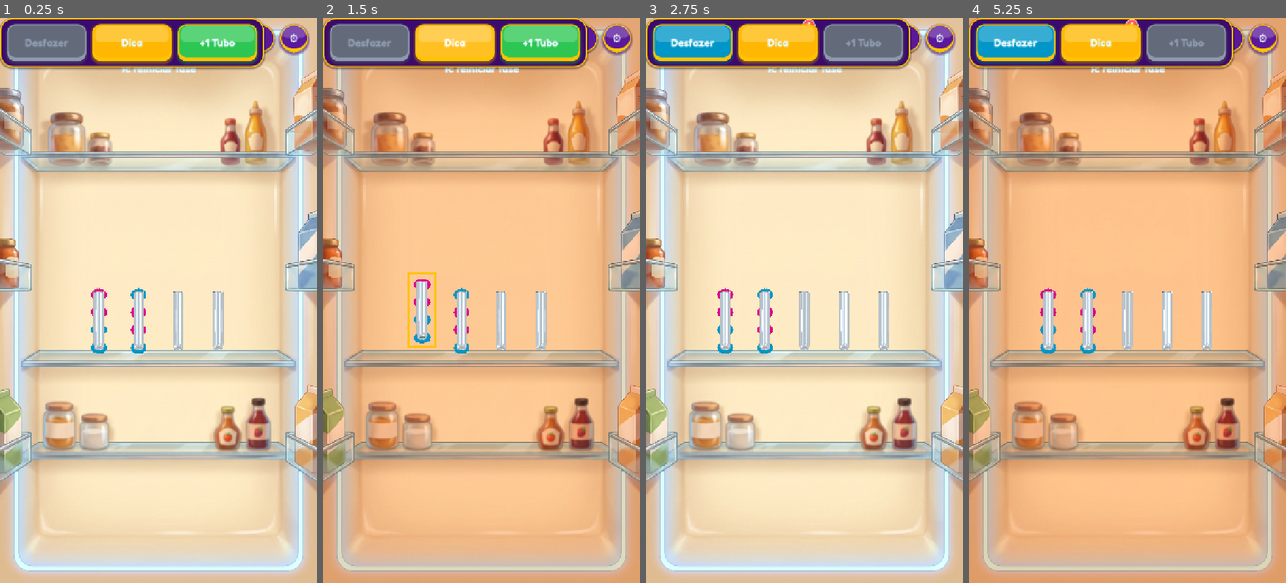
Above: before the commit, frames 1-4 (left to right).
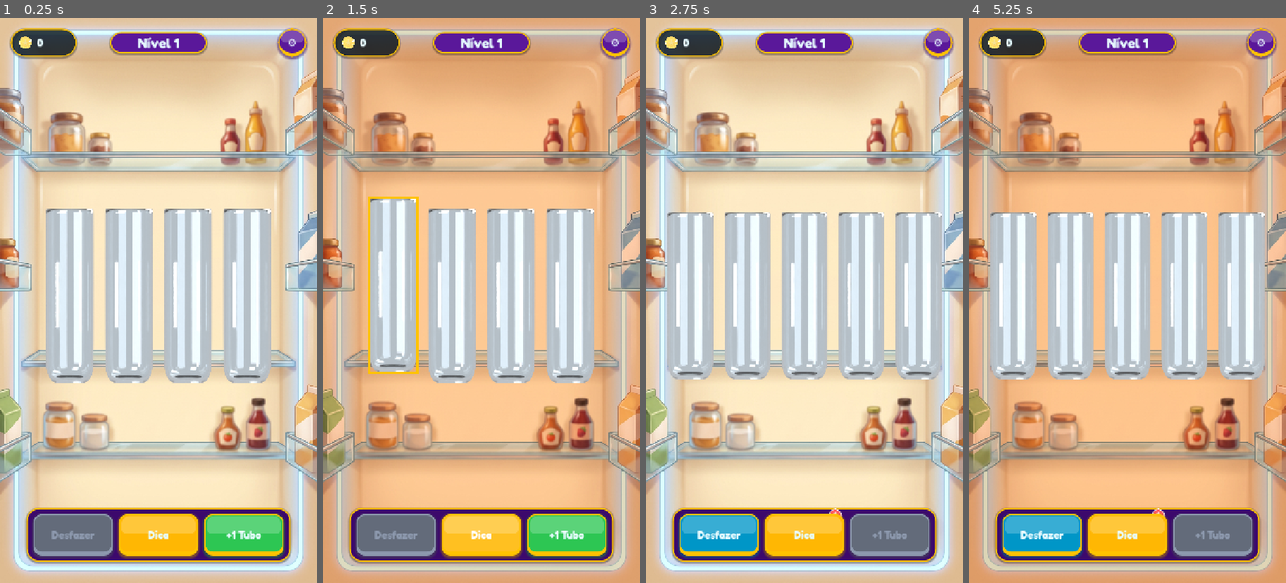
Above: after the commit, the same moments.

Repository: rbotgd-gif/colorvessel
Game: Godot game, scene res://visual/scenes/main.tscn
The game is run twice, just before and just after one commit, with the same random seed, the same clock (stepped at 60 frames per second) and the same inputs.
Inputs:
- Up to frame 1 (0.25 s): no input
- Up to frame 2 (1.5 s): click "⚙" at 0.5 s; click "Dica" at 1.25 s
- Up to frame 3 (2.75 s): click "+1 Tubo" at 2 s
- Up to frame 4 (5.25 s): click "Desfazer" at 2.75 s; click "⚙" at 3.5 s; click "Dica" at 4.25 s; click "+1 Tubo" at 5 s

The runs differ from the first frame. In frame 1, 35% of the frame differs, in the area x 0-98%, y 0-97%; in frame 2, 36%; in frame 3, 37%; in frame 4, 37%.

Commit message:
fix: layout e proporção visual da gameplay (HUD, dock, tubos)
- HUD superior e dock ancorados na cena (CanvasLayer) para 720x1280; nível centrado
- Dock na base, 48px acima da borda; texto provisório de vitória removido
- Botão Próxima Fase centralizado abaixo dos tubos
- Tubos dimensionados pelo recorte útil do sprite (~1:3.6), grade centrada em Y 340..920
- Gelatina com 14% de margem interna de cada lado

Co-Authored-By: Claude Sonnet 5.5 <noreply@anthropic.com>

Diff:
--- a/visual/scenes/main.tscn
+++ b/visual/scenes/main.tscn
@@ -1,6 +1,49 @@
-[gd_scene load_steps=2 format=3]
+[gd_scene load_steps=5 format=3]
 
 [ext_resource type="Script" path="res://visual/scripts/main.gd" id="1_main"]
+[ext_resource type="Script" path="res://visual/ui/hud_superior.gd" id="2_hud"]
+[ext_resource type="Script" path="res://visual/ui/dock_poderes.gd" id="3_dock"]
+[ext_resource type="Script" path="res://visual/ui/botao_juicy.gd" id="4_botao"]
 
 [node name="Main" type="Node2D"]
 script = ExtResource("1_main")
+
+[node name="Interface" type="CanvasLayer" parent="."]
+
+[node name="HudSuperior" type="HBoxContainer" parent="Interface"]
+anchors_preset = 10
+anchor_right = 1.0
+offset_left = 24.0
+offset_top = 24.0
+offset_right = -24.0
+offset_bottom = 88.0
+grow_horizontal = 2
+script = ExtResource("2_hud")
+
+[node name="BotaoProxima" type="Button" parent="Interface"]
+visible = false
+anchors_preset = -1
+anchor_left = 0.5
+anchor_top = 0.75
+anchor_right = 0.5
+anchor_bottom = 0.75
+offset_left = -150.0
+offset_right = 150.0
+offset_bottom = 84.0
+grow_horizontal = 2
+text = "Próxima Fase"
+script = ExtResource("4_botao")
+
+[node name="DockPoderes" type="PanelContainer" parent="Interface"]
+anchors_preset = -1
+anchor_left = 0.5
+anchor_top = 1.0
+anchor_right = 0.5
+anchor_bottom = 1.0
+offset_left = -300.0
+offset_top = -170.0
+offset_right = 300.0
+offset_bottom = -48.0
+grow_horizontal = 2
+grow_vertical = 0
+script = ExtResource("3_dock")
--- a/visual/scripts/main.gd
+++ b/visual/scripts/main.gd
@@ -8,7 +8,6 @@
 const TabuleiroViewClass = preload("res://visual/scripts/tabuleiro_view.gd")
 const T = preload("res://visual/tema/cv_tokens.gd")
 const Tema = preload("res://visual/tema/cv_tema.gd")
-const BotaoJuicy = preload("res://visual/ui/botao_juicy.gd")
 const HudSuperior = preload("res://visual/ui/hud_superior.gd")
 const DockPoderes = preload("res://visual/ui/dock_poderes.gd")
 
@@ -25,18 +24,11 @@
 const DURACAO_CALOR: float = TabuleiroViewClass.DURACAO_CALOR
 const SQUASH_VELOCIDADE: float = TabuleiroViewClass.SQUASH_VELOCIDADE
 
-const Y_HUD: float = 14.0
-const Y_STATUS: float = 100.0
-const MARGEM_TELA: float = 20.0
-const MARGEM_DOCK: float = 24.0
-const TAM_FONTE_STATUS: int = T.TAM_FONTE_CORPO
 
 var fase: int = FASE_INICIAL
 var vista: Node2D  # TabuleiroView
-var hud: PanelContainer  # status + Próxima Fase
 var hud_superior: HudSuperior
 var dock: DockPoderes
-var label_status: Label
 var botao_proxima: Button
 
 # --- Proxies para o estado/ações da view ---
@@ -67,6 +59,7 @@
 	vista.montado.connect(_atualizar_hud)
 	vista.vitoria_celebrada.connect(_brilhar_hud)
 	add_child(vista)
+	move_child(vista, 0)
 	_montar_hud()
 	vista.tabuleiro = TabuleiroClass.new()
 	iniciar_fase(FASE_INICIAL)
@@ -112,73 +105,31 @@
 
 # --- HUD (Juicy Glossy) ---
 
-func _novo_label(tam: int) -> Label:
-	var l := Label.new()
-	l.horizontal_alignment = HORIZONTAL_ALIGNMENT_CENTER
-	l.add_theme_font_size_override("font_size", tam)
-	l.add_theme_color_override("font_color", T.TEXTO)
-	l.mouse_filter = Control.MOUSE_FILTER_IGNORE
-	return l
-
 func _montar_hud() -> void:
+	# (CanvasLayer: os anchors resolvem contra a viewport, não contra o Node2D.) HUD, botão "Próxima Fase" e dock vêm da cena (anchors/offsets para 720x1280).
 	var tema: Theme = Tema.criar_tema()
-	var largura: float = get_viewport_rect().size.x
-	var altura: float = get_viewport_rect().size.y
-
-	# Barra superior: moedas | Nível X | configurações.
-	hud_superior = HudSuperior.new()
-	hud_superior.theme = tema
-	hud_superior.position = Vector2(MARGEM_TELA, Y_HUD)
-	hud_superior.size = Vector2(largura - 2.0 * MARGEM_TELA, 0.0)
-	add_child(hud_superior)
-
-	# Status + "Próxima Fase" logo abaixo da barra (cliques passam para os tubos).
-	hud = PanelContainer.new()
-	hud.theme = tema
-	hud.mouse_filter = Control.MOUSE_FILTER_IGNORE
-	hud.add_theme_stylebox_override("panel", StyleBoxEmpty.new())
-	var caixa := VBoxContainer.new()
-	caixa.add_theme_constant_override("separation", 8)
-	caixa.mouse_filter = Control.MOUSE_FILTER_IGNORE
-	hud.add_child(caixa)
-	label_status = _novo_label(TAM_FONTE_STATUS)
-	caixa.add_child(label_status)
-	botao_proxima = BotaoJuicy.new()
-	botao_proxima.text = "Próxima Fase"
+	hud_superior = $Interface/HudSuperior
+	botao_proxima = $Interface/BotaoProxima
+	dock = $Interface/DockPoderes
+	for c: Control in [hud_superior, botao_proxima, dock]:
+		c.theme = tema
 	botao_proxima.pressed.connect(proxima_fase)
-	caixa.add_child(botao_proxima)
-	add_child(hud)
-	hud.resized.connect(_centralizar_hud)
-
-	# Dock inferior de poderes.
-	dock = DockPoderes.new()
-	dock.theme = tema
-	add_child(dock)
-	dock.resized.connect(func() -> void:
-		dock.position = Vector2((largura - dock.size.x) / 2.0, altura - dock.size.y - MARGEM_DOCK))
 	dock.desfazer_pedido.connect(usar_desfazer)
 	dock.dica_pedida.connect(usar_dica)
 	dock.tubo_pedido.connect(usar_tubo)
 
-func _centralizar_hud() -> void:
-	hud.position = Vector2((get_viewport_rect().size.x - hud.size.x) / 2.0, Y_STATUS)
-
 func _atualizar_hud() -> void:
-	if hud == null:
+	if hud_superior == null:
 		return
 	hud_superior.definir_nivel(fase)
-	var venceu: bool = tabuleiro.is_vitoria()
-	label_status.text = "Vitória! (N/Enter: próxima fase)" if venceu else "R: reiniciar fase"
-	botao_proxima.visible = venceu
-	hud.reset_size()  # encolhe/expande conforme o botão aparece
-	_centralizar_hud()
+	botao_proxima.visible = tabuleiro.is_vitoria()
 	dock.atualizar(tabuleiro)
 
 func _brilhar_hud() -> void:
-	if hud == null:
+	if hud_superior == null:
 		return
-	hud.modulate = Color(1.6, 1.6, 1.6)
-	hud.create_tween().tween_property(hud, "modulate", Color.WHITE, 0.8) 		.set_trans(Tween.TRANS_SINE).set_ease(Tween.EASE_OUT)
+	hud_superior.modulate = Color(1.6, 1.6, 1.6)
+	hud_superior.create_tween().tween_property(hud_superior, "modulate", Color.WHITE, 0.8) 		.set_trans(Tween.TRANS_SINE).set_ease(Tween.EASE_OUT)
 
 # --- Poderes (a regra é do Core; aqui só intenção + remontar a partir do estado) ---
 
--- a/visual/scripts/tabuleiro_view.gd
+++ b/visual/scripts/tabuleiro_view.gd
@@ -18,13 +18,19 @@
 
 const SEM_SELECAO: int = -1
 
-const LARGURA_TUBO: float = 60.0
-const ALTURA_BLOCO: float = 40.0
-const ESPACO_TUBOS: float = 30.0
-const FOLGA_BLOCO: float = 6.0
+# Layout (viewport 720x1280): a grade fica centrada na faixa Y 340..920.
+const ZONA_Y_TOPO: float = 340.0
+const ZONA_Y_BASE: float = 920.0
+const MARGEM_LATERAL: float = 48.0
+const ESPACO_TUBOS: float = 24.0
+const ESPACO_FILAS: float = 24.0
+const MAX_POR_FILA: int = 5
+const LARGURA_TUBO_MAX: float = 110.0
+const PROPORCAO_TUBO: float = 3.6      # altura / largura do vidro visível (bounding box)
+const MARGEM_INTERNA: float = 0.14     # fração da largura, de cada lado, entre vidro e gelatina
+const FOLGA_VERTICAL: float = 0.05     # fração da altura: base e topo do tubo sem gelatina
 const ELEVACAO_SELECAO: float = 24.0
 const BORDA_SELECAO: float = 5.0
-const ALTURA_PRATELEIRA: float = 0.6  # fração da altura do fundo onde fica a prateleira do meio
 # Chroma key: tubo e bloco vieram com fundo escuro opaco (sem alfa).
 const RESOLUCAO_CHROMA: int = 256  # reduz antes: rápido e suficiente para o tamanho na tela
 const LIMIAR_TUBO: float = 0.5     # vidro: o interior escuro fica quase transparente
@@ -353,46 +359,65 @@
 	montado.emit()
 	queue_redraw()
 
-func _sprite_pos(r: Rect2) -> Vector2:
-	return Vector2(r.get_center().x, r.end.y)
-
-# Sprite com origem no centro-base: o squash "senta" no bloco de baixo.
+# Recorte útil (bounding box dos pixels não transparentes) da textura, em cache.
+var _recortes: Dictionary = {}
+
+func _recorte(tex: Texture2D) -> Rect2:
+	if not _recortes.has(tex):
+		var img: Image = tex.get_image()
+		if img.is_compressed():
+			img.decompress()
+		_recortes[tex] = Rect2(img.get_used_rect())
+	return _recortes[tex]
+
+# Sprite cujo recorte útil preenche exatamente r, com origem no centro-base do recorte
+# (o squash "senta" no bloco de baixo).
 func _sprite(tex: Texture2D, r: Rect2) -> Sprite2D:
+	var rec: Rect2 = _recorte(tex)
 	var s := Sprite2D.new()
 	s.texture = tex
-	s.offset = Vector2(0, -tex.get_height() / 2.0)
-	s.position = _sprite_pos(r)
-	s.scale = r.size / tex.get_size()
+	var tam: Vector2 = tex.get_size()
+	s.offset = tam / 2.0 - Vector2(rec.get_center().x, rec.end.y)
+	s.position = Vector2(r.get_center().x, r.end.y)
+	s.scale = r.size / rec.size
 	s.set_meta("escala_base", s.scale)
 	camada.add_child(s)
 	return s
 
 # --- Layout (só geometria de tela, nenhuma regra) ---
 
-# Y da prateleira do meio, seguindo o "cover" do fundo na tela.
-func base_prateleira() -> float:
-	var tela: Vector2 = get_viewport_rect().size
-	var tam: Vector2 = TEX_FUNDO.get_size()
-	var escala: float = maxf(tela.x / tam.x, tela.y / tam.y)
-	return tela.y / 2.0 + (ALTURA_PRATELEIRA - 0.5) * tam.y * escala
-
+# Retângulo do vidro visível (recorte útil do sprite), em grade centrada na zona de jogo.
 func rect_tubo(idx: int) -> Rect2:
 	var qtd: int = tabuleiro.tubos.size()
 	var tela: Vector2 = get_viewport_rect().size
-	var altura: float = tabuleiro.tubos[idx].capacidade * ALTURA_BLOCO + FOLGA_BLOCO
-	var largura_total: float = qtd * LARGURA_TUBO + (qtd - 1) * ESPACO_TUBOS
-	var x: float = (tela.x - largura_total) / 2.0 + idx * (LARGURA_TUBO + ESPACO_TUBOS)
-	var y: float = base_prateleira() - altura
+	var filas: int = ceili(float(qtd) / MAX_POR_FILA)
+	var por_fila: int = ceili(float(qtd) / filas)
+	var largura: float = minf(LARGURA_TUBO_MAX,
+		(tela.x - 2.0 * MARGEM_LATERAL - (por_fila - 1) * ESPACO_TUBOS) / por_fila)
+	var zona: float = ZONA_Y_BASE - ZONA_Y_TOPO
+	largura = minf(largura, (zona - (filas - 1) * ESPACO_FILAS) / filas / PROPORCAO_TUBO)
+	var altura: float = largura * PROPORCAO_TUBO
+	var fila: int = idx / por_fila
+	var col: int = idx % por_fila
+	var na_fila: int = mini(por_fila, qtd - fila * por_fila)  # última fila pode ter menos
+	var x: float = (tela.x - (na_fila * largura + (na_fila - 1) * ESPACO_TUBOS)) / 2.0 		+ col * (largura + ESPACO_TUBOS)
+	var bloco_total: float = filas * altura + (filas - 1) * ESPACO_FILAS
+	var y: float = (ZONA_Y_TOPO + ZONA_Y_BASE - bloco_total) / 2.0 + fila * (altura + ESPACO_FILAS)
 	if idx == selecionado:
 		y -= ELEVACAO_SELECAO
-	return Rect2(x, y, LARGURA_TUBO, altura)
-
+	return Rect2(x, y, largura, altura)
+
+# Bloco j (0 = fundo) dentro do tubo r: 14% de margem de cada lado, nunca encosta no vidro.
 func rect_bloco(r: Rect2, j: int) -> Rect2:
+	var cap: int = tabuleiro.tubos[0].capacidade
+	var folga_y: float = r.size.y * FOLGA_VERTICAL
+	var alt: float = (r.size.y - 2.0 * folga_y) / cap
+	var folga_x: float = r.size.x * MARGEM_INTERNA
 	return Rect2(
-		r.position.x + FOLGA_BLOCO,
-		r.end.y - FOLGA_BLOCO - (j + 1) * ALTURA_BLOCO + 2.0,
-		LARGURA_TUBO - 2.0 * FOLGA_BLOCO,
-		ALTURA_BLOCO - 2.0)
+		r.position.x + folga_x,
+		r.end.y - folga_y - (j + 1) * alt + 1.0,
+		r.size.x - 2.0 * folga_x,
+		alt - 2.0)
 
 func indice_tubo_em(pos: Vector2) -> int:
 	for i in tabuleiro.tubos.size():
--- a/visual/ui/hud_superior.gd
+++ b/visual/ui/hud_superior.gd
@@ -35,12 +35,16 @@
 		caixa.add_child(icone)
 		caixa.move_child(icone, 0)
 	pilula_moedas.custom_minimum_size = Vector2(150, 52)
-	add_child(pilula_moedas)
+	# Faixas laterais de mesmo peso (EXPAND_FILL) mantêm a pílula do nível no centro exato.
+	var faixa_esq := _faixa(BoxContainer.ALIGNMENT_BEGIN)
+	faixa_esq.add_child(pilula_moedas)
+	add_child(faixa_esq)
 
 	pilula_nivel = PanelContainer.new()
 	pilula_nivel.mouse_filter = Control.MOUSE_FILTER_IGNORE
 	pilula_nivel.add_theme_stylebox_override("panel", Tema.estilo_pilula(T.ROXO, T.OURO))
-	pilula_nivel.size_flags_horizontal = Control.SIZE_EXPAND_FILL
+	pilula_nivel.custom_minimum_size = Vector2(220, 0)
+	pilula_nivel.size_flags_vertical = Control.SIZE_SHRINK_CENTER
 	label_nivel = Label.new()
 	label_nivel.text = "Nível 1"
 	label_nivel.horizontal_alignment = HORIZONTAL_ALIGNMENT_CENTER
@@ -58,7 +62,17 @@
 	botao_config.add_theme_stylebox_override("hover", _circulo(T.ROXO.lightened(0.12)))
 	botao_config.add_theme_stylebox_override("pressed", _circulo(T.ROXO.darkened(0.08)))
 	botao_config.pressed.connect(func() -> void: configuracoes_pedidas.emit())
-	add_child(botao_config)
+	var faixa_dir := _faixa(BoxContainer.ALIGNMENT_END)
+	faixa_dir.add_child(botao_config)
+	add_child(faixa_dir)
+
+func _faixa(alinhamento: BoxContainer.AlignmentMode) -> HBoxContainer:
+	var f := HBoxContainer.new()
+	f.alignment = alinhamento
+	f.size_flags_horizontal = Control.SIZE_EXPAND_FILL
+	f.size_flags_stretch_ratio = 1.0
+	f.mouse_filter = Control.MOUSE_FILTER_IGNORE
+	return f
 
 func _circulo(cor: Color) -> StyleBoxFlat:
 	var e := Tema.estilo_botao(cor)
Not shown, added: visual/ui/dock_poderes.gd.uid
Not shown, added: visual/ui/hud_superior.gd.uid
